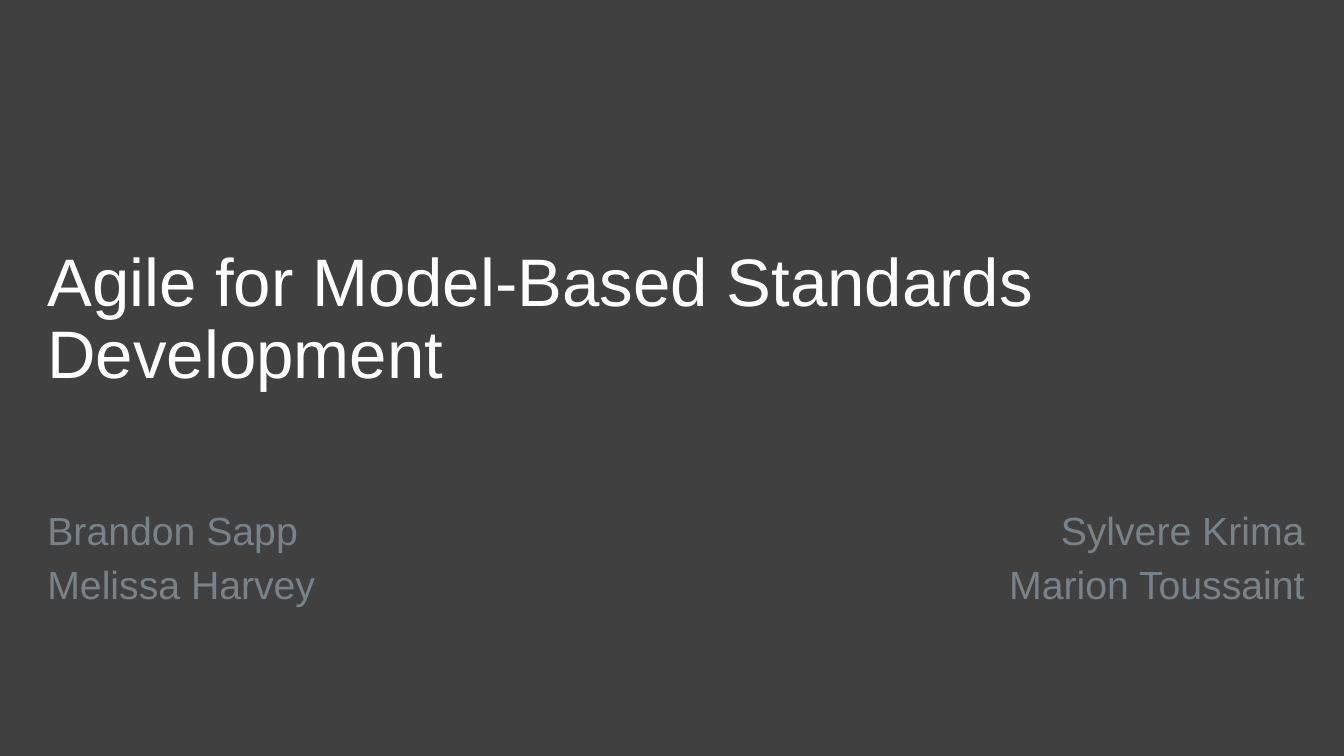
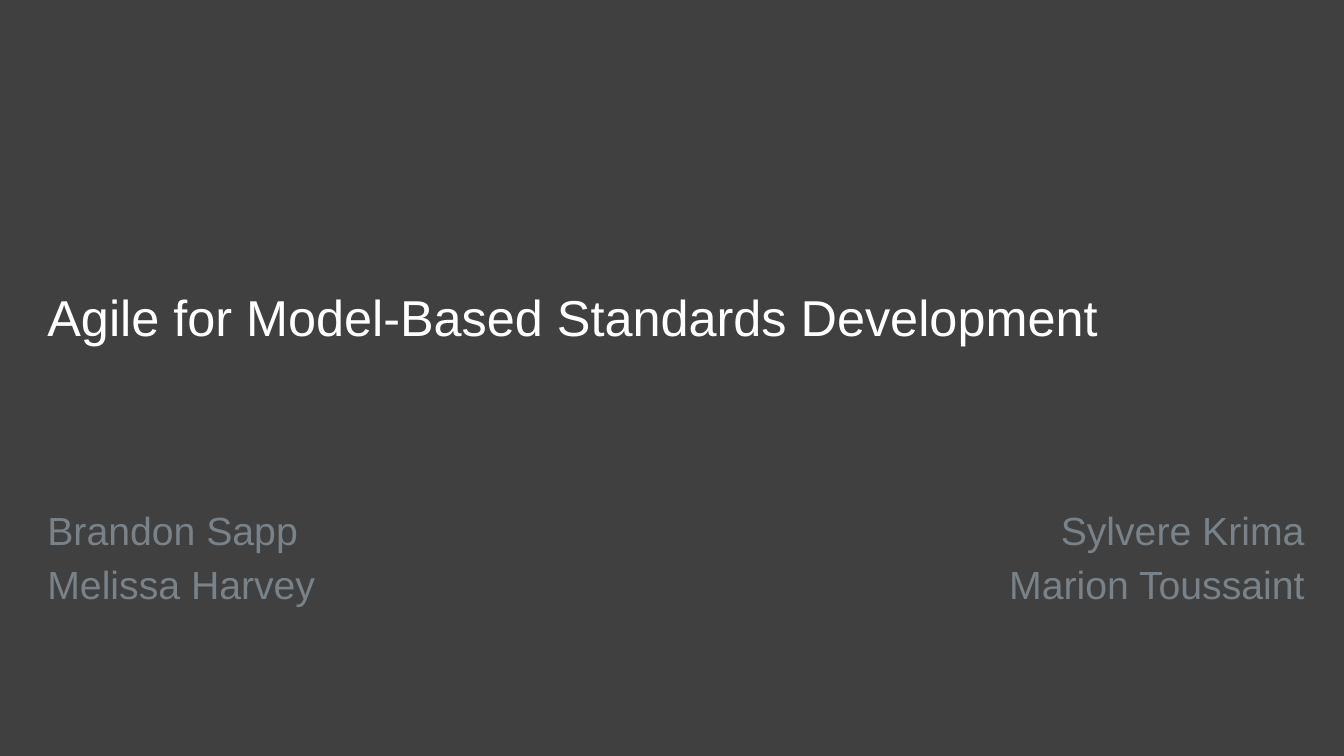
Before and after one commit to agile4mbsd/papers, a slide deck: slide 1 of 01 - Agile for Model-Based Standards Development/D - Presentations/PDES.Presentation.pptx. Drawn at 1344x756 pixels with LibreOffice and Linux fonts; fonts in the diff are those of the drawing; background and template pictures are left out. Boxes give left, top, right and bottom in pixels: in the first picture for what was removed or moved away, otherwise in the second. Text is boxed around its words. In the diff, an @@ line names an element or a change of style, - is before the commit and + after.

```diff
--- a/01 - Agile for Model-Based Standards Development/D - Presentations/PDES.Presentation.pptx
+++ b/01 - Agile for Model-Based Standards Development/D - Presentations/PDES.Presentation.pptx
@@ title "Agile for Model-Based Standards Development": place and size @@
-title "Agile for Model-Based Standards Development" at (47,257,1033,391)
+title "Agile for Model-Based Standards Development" at (47,299,1098,346)
@@ title "Agile for Model-Based Standards Development" at (47,299,1098,346): size 48 to 36 pt @@
```
Also in this commit, not shown: 5 slides added.
